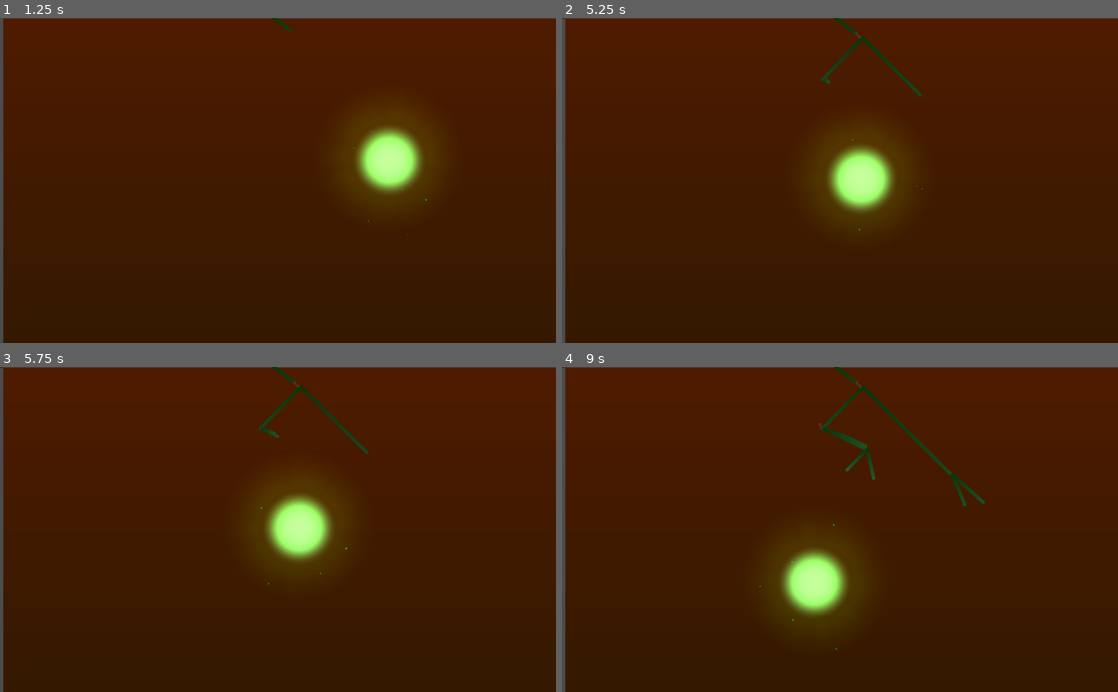
Above: before the commit, frames 1-4 (two rows, left to right).
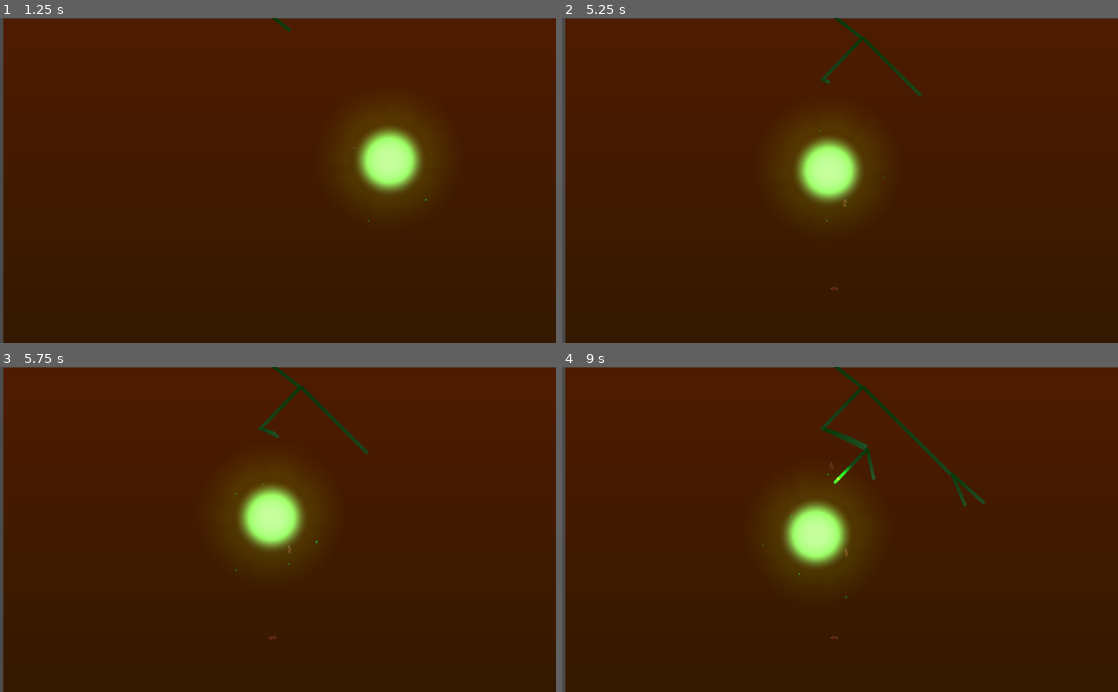
Above: after the commit, the same moments.

Repository: TaneliR/fgj2023
Game: Godot game, scene res://Scenes/TanelinScene.tscn
The game is run twice, just before and just after one commit, with the same random seed, the same clock (stepped at 60 frames per second) and the same inputs. This scene is started directly instead of the project's main scene.
Inputs (mouse positions are in pixels of both pictures, inside the frame that each line leads up to):
- Up to frame 1 (1.25 s): tap Enter at 0.5 s; move the mouse to (400, 164) at 0.52 s; press the mouse at (400, 164) at 0.53 s; hold Up (ui_up) from 0.53 s (still down)
- Up to frame 2 (5.25 s): tap Space at 1.25, 2.75, 5 s; move the mouse to (728, 196) at 1.27 s; release Up (ui_up) at 1.28 s; release the mouse at (728, 196) at 1.28 s; hold Down (ui_down) 1.28-2.03 s; click (728, 196) at 1.35 s; tap Enter at 2, 4.25 s; move the mouse to (895, 109) at 2.02 s; press the mouse at (895, 109) at 2.03 s; hold Up (ui_up) 2.03-3.53 s; move the mouse to (639, 24) at 2.77 s; release the mouse at (639, 24) at 2.78 s; click (639, 24) at 2.85 s; move the mouse to (1006, 229) at 3.52 s; press the mouse at (1006, 229) at 3.53 s; hold Down (ui_down) from 3.53 s (still down); move the mouse to (673, 131) at 4.27 s; release the mouse at (673, 131) at 4.28 s; click (673, 131) at 4.35 s; move the mouse to (867, 180) at 5.02 s; press the mouse at (867, 180) at 5.03 s
- Up to frame 3 (5.75 s): keep holding Down (ui_down)
- Up to frame 4 (9 s): move the mouse to (756, 448) at 5.77 s; release Down (ui_down) at 5.78 s; release the mouse at (756, 448) at 5.78 s; hold Up (ui_up) 5.78-8.03 s; click (756, 448) at 5.85 s; move the mouse to (639, 373) at 6.52 s; press the mouse at (639, 373) at 6.53 s; move the mouse to (728, 545) at 7.27 s; release the mouse at (728, 545) at 7.28 s; click (728, 545) at 7.35 s; move the mouse to (895, 458) at 8.02 s; press the mouse at (895, 458) at 8.03 s; hold Down (ui_down) from 8.03 s (still down); move the mouse to (812, 594) at 8.77 s; release the mouse at (812, 594) at 8.78 s; click (812, 594) at 8.85 s

Frame 1 is identical in both runs. In frame 2, 3.5% of the frame differs, in the area x 0-65%, y 0-84%; in frame 3, 3.1%; in frame 4, 4.8%, in the area x 0-54%, y 0-87%.

Commit message:
Change mole speed

Diff:
--- a/Roots/Prefabs/mole.tscn
+++ b/Roots/Prefabs/mole.tscn
@@ -45,7 +45,7 @@
 [node name="AnimatedSprite" type="AnimatedSprite" parent="."]
 position = Vector2( -8, -8 )
 frames = SubResource( 6 )
-frame = 3
+frame = 4
 speed_scale = 3.0
 playing = true
 centered = false
--- a/Roots/Scripts/GameManager.gd
+++ b/Roots/Scripts/GameManager.gd
@@ -15,6 +15,7 @@
 
 func addMole():
 	var newMole = molePrefab.instance()
+	newMole.position = Vector2(500, 500)
 	add_child(newMole)
 
 # Called every frame. 'delta' is the elapsed time since the previous frame.
--- a/Roots/Scripts/mole.gd
+++ b/Roots/Scripts/mole.gd
@@ -1,6 +1,6 @@
 extends KinematicBody2D
 
-export (int) var speed = 200
+export (int) var speed = 50
 var hits = 10
 
 onready var target = position
